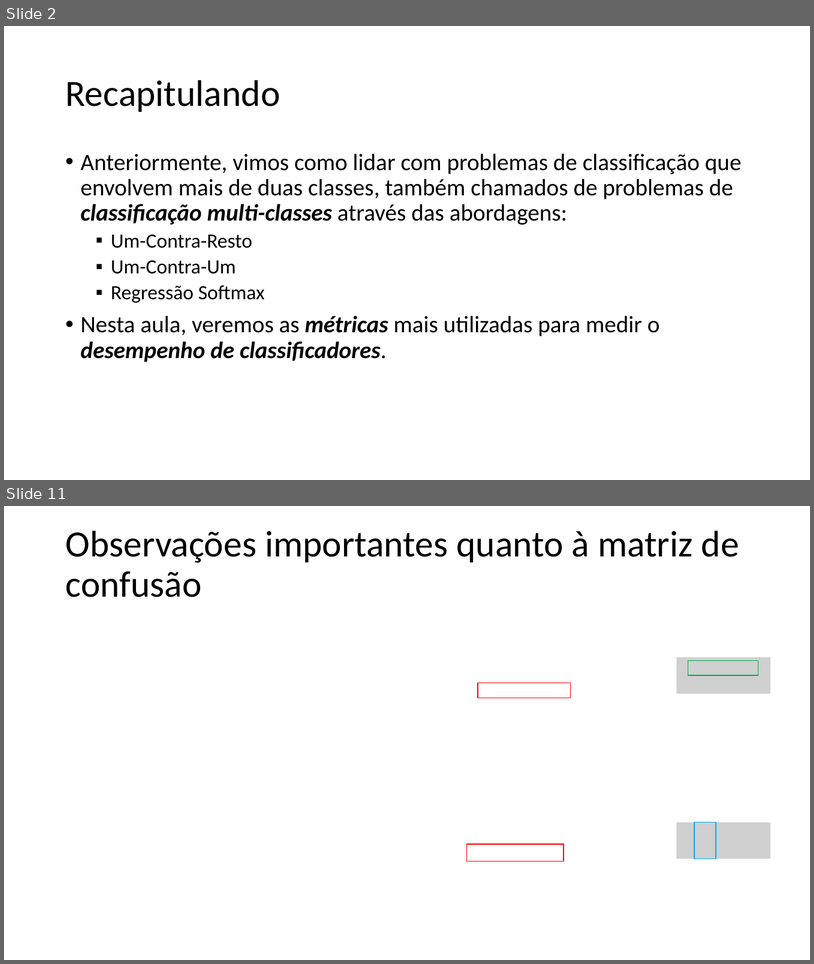
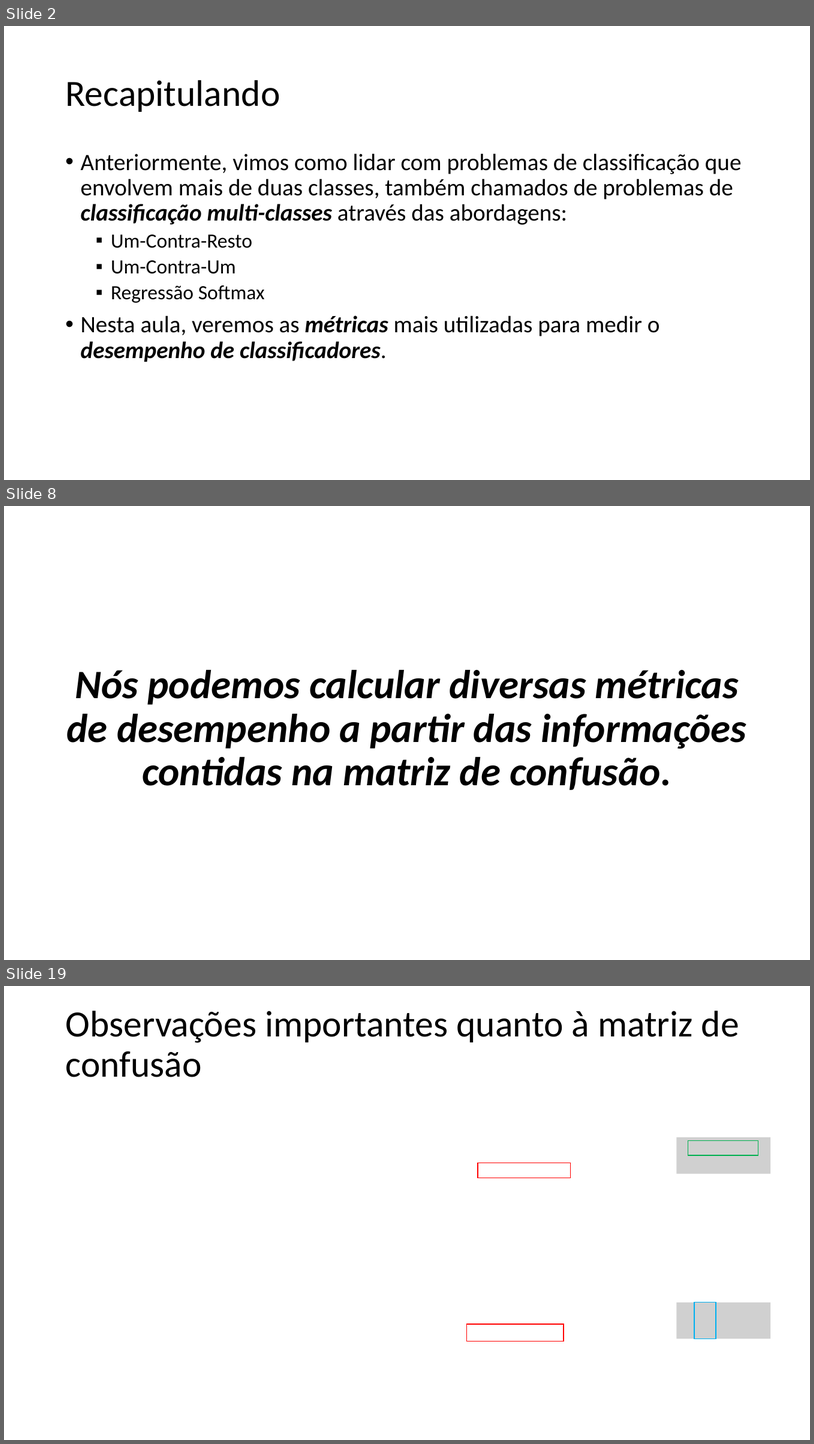
Before and after one commit to zz4fap/t320_aprendizado_de_maquina, a slide deck: slides/T320_Classificação (Parte V).pptx. Shown one above the other, each under a label of ours: slides 2 and 11 before the commit, slides 2, 8 and 19 after it; the slides between them are not shown. The pictures are 814x964 and 814x1444 pixels, drawn with LibreOffice and Linux fonts; fonts in the diff are those of the drawing; grey boxes stand for pictures. Boxes give left, top, right and bottom in pixels: in the first picture for what was removed or moved away, otherwise in the second. Text is boxed around its words. In the diff, an @@ line names an element or a change of style, - is before the commit and + after.

```diff
--- a/slides/T320_Classificação (Parte V).pptx
+++ b/slides/T320_Classificação (Parte V).pptx
@@ slide 8 added at [4,506,810,960], background #FFFFFF @@
@@ text added at [66,670,747,790], 48 pt, text #000000, bold, italic @@
+Nós podemos calcular diversas métricas de desempenho a partir das informações contidas na matriz de confusão.
@@ what was slide 11 is now slide 19 @@
```
Also in this commit, not shown: 3 slides changed, 12 other slides added, 4 slides removed.
